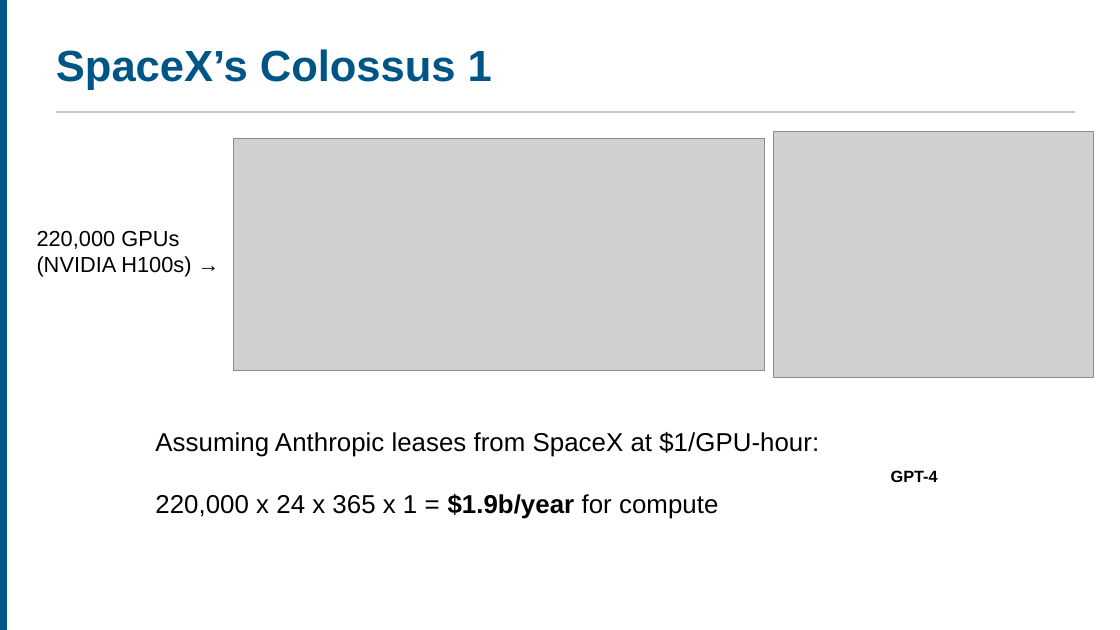
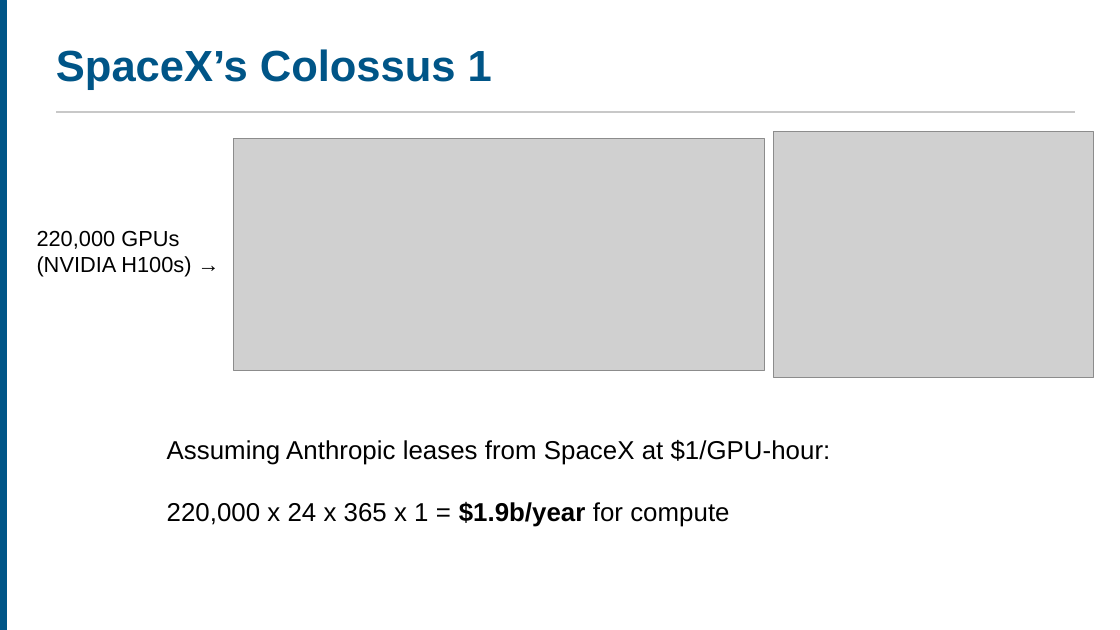
Before and after one commit to ucla-anderson-SSAI/SSAI, a slide deck: slide 44 of Slides/Week 7/Week7.pptx. Drawn at 1120x630 pixels with LibreOffice and Linux fonts; fonts in the diff are those of the drawing; grey boxes stand for pictures. Boxes give left, top, right and bottom in pixels: in the first picture for what was removed or moved away, otherwise in the second. Text is boxed around its words. In the diff, an @@ line names an element or a change of style, - is before the commit and + after.

```diff
--- a/Slides/Week 7/Week7.pptx
+++ b/Slides/Week 7/Week7.pptx
@@ text "Assuming Anthropic leases from SpaceX ...": place and size @@
-text "Assuming Anthropic leases from SpaceX ..." at box(155, 432, 819, 519)
+text "Assuming Anthropic leases from SpaceX ..." at box(167, 440, 831, 527)
@@ text removed at box(891, 470, 938, 482) @@
-GPT-4
```
Also in this commit, not shown: 12 other slides changed, 2 other files.
